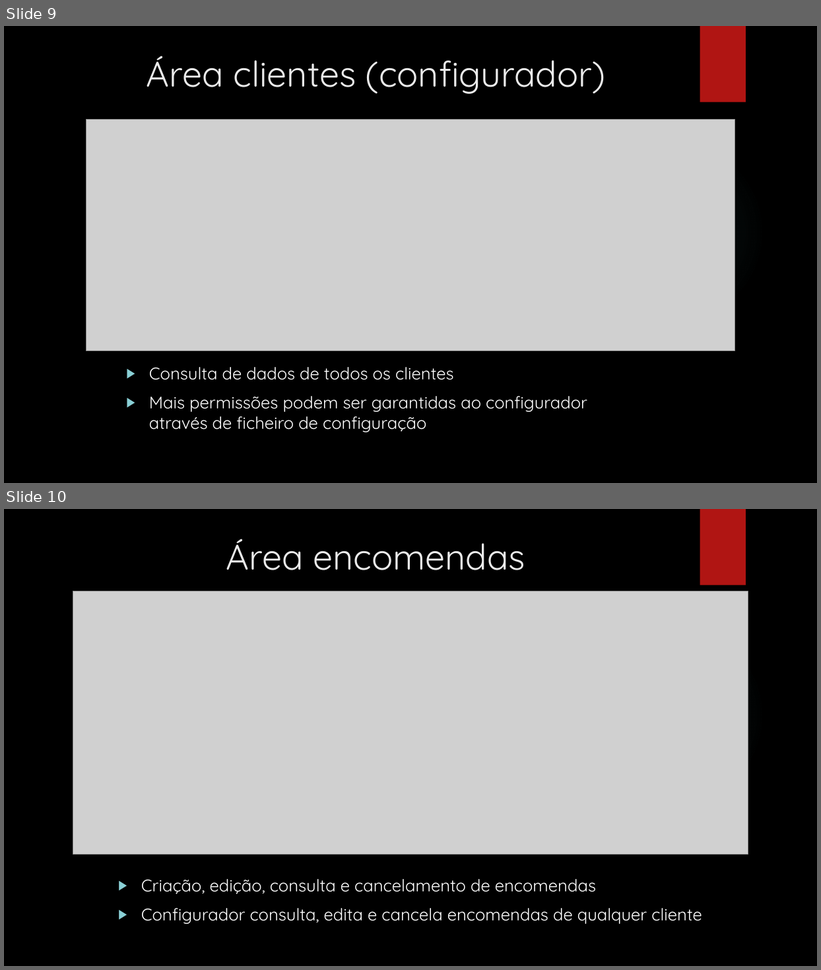
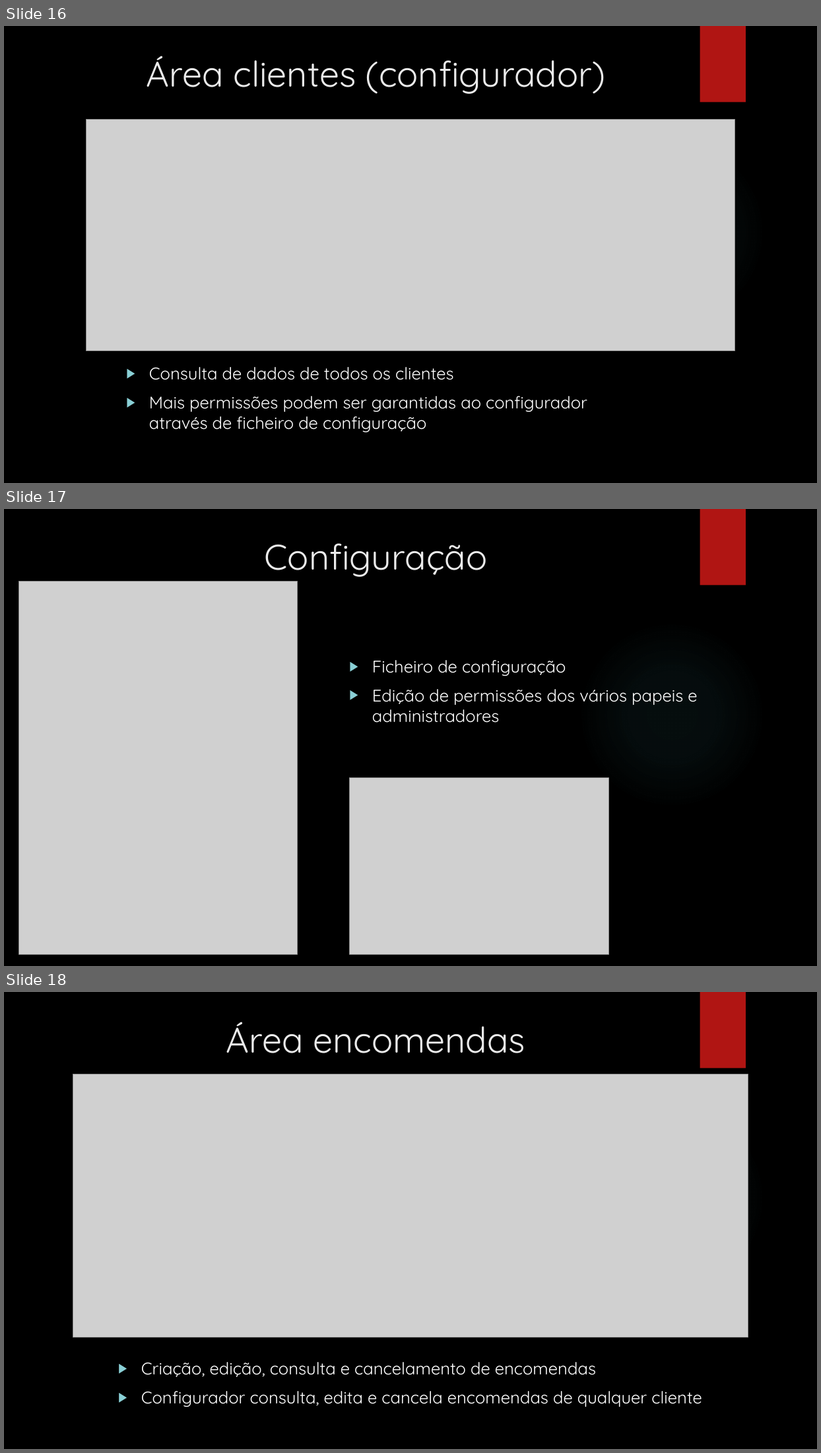
Before and after one commit to MarcoPinheiro21/MyOwnCutlery, a slide deck: Apresentacao_3NA1.pptx. Shown one above the other, each under a label of ours: slides 9 and 10 before the commit, slides 16, 17 and 18 after it. The pictures are 821x970 and 821x1453 pixels, drawn with LibreOffice and Linux fonts; fonts in the diff are those of the drawing; grey boxes stand for pictures; background and template pictures are left out. Boxes give left, top, right and bottom in pixels: in the first picture for what was removed or moved away, otherwise in the second. Text is boxed around its words. In the diff, an @@ line names an element or a change of style, - is before the commit and + after.

```diff
--- a/Apresentacao_3NA1.pptx
+++ b/Apresentacao_3NA1.pptx
@@ slide 17 added at (x1=4, y1=509, x2=817, y2=966), background picture (left out); not listed: 2 template elements that a slide beside it also shows @@
@@ title added at (x1=265, y1=543, x2=487, y2=577), 42 pt, text #EBEBEB @@
+Configuração
@@ picture added at (x1=19, y1=581, x2=297, y2=955) @@
@@ text added at (x1=372, y1=660, x2=697, y2=723), 20 pt, text #FFFFFF @@
+▶ Ficheiro de configuração
+▶ Edição de permissões dos vários papeis e administradores
@@ picture added at (x1=349, y1=778, x2=609, y2=955) @@
@@ what was slide 9 is now slide 16 @@
@@ what was slide 10 is now slide 18 @@
```
Also in this commit, not shown: 9 other slides added, 2 slides removed.
